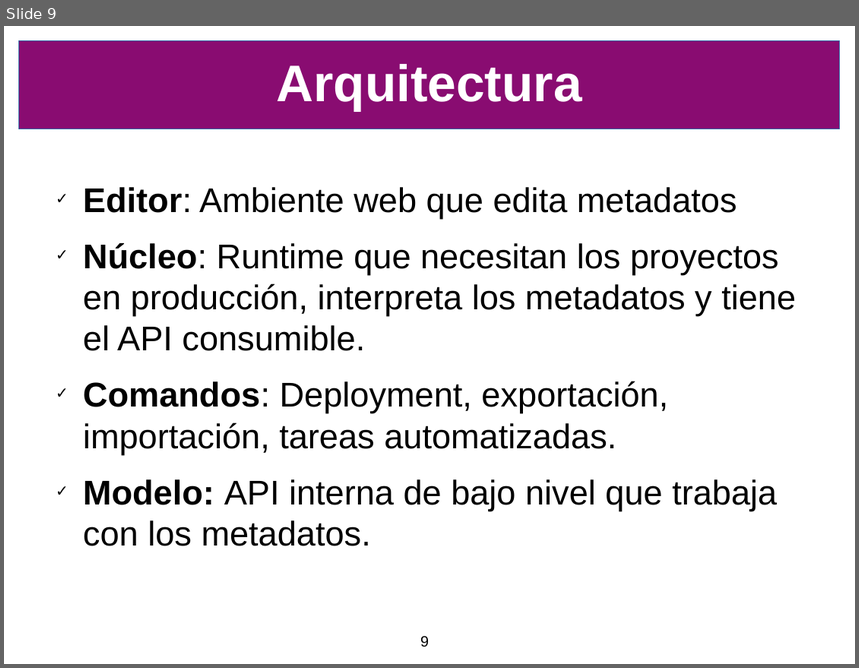
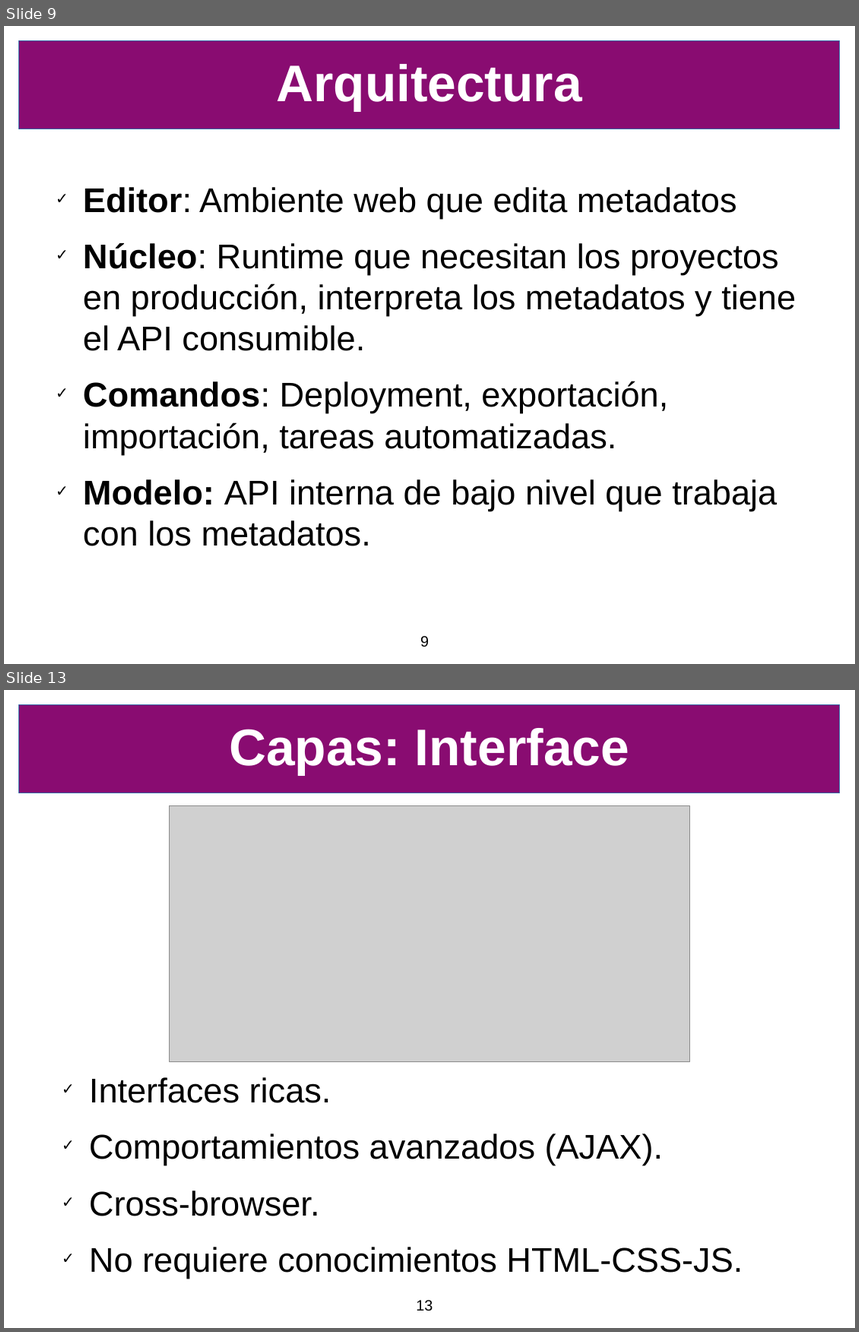
Before and after one commit to SIU-Toba/framework, a slide deck: doc/presentacion/CafeConf2006.odp. Shown one above the other, each under a label of ours: slide 9 before the commit, slides 9 and 13 after it; the slides between them are not shown. The pictures are 859x668 and 859x1332 pixels, drawn with LibreOffice and Linux fonts; fonts in the diff are those of the drawing; grey boxes stand for pictures; background and template pictures are left out. Boxes give left, top, right and bottom in pixels: in the first picture for what was removed or moved away, otherwise in the second. Text is boxed around its words. In the diff, an @@ line names an element or a change of style, - is before the commit and + after.

Commit message:
La presentación con algunos screenshots para mitigar el aburrimiento

```diff
--- a/doc/presentacion/CafeConf2006.odp
+++ b/doc/presentacion/CafeConf2006.odp
@@ slide 13 added at (4, 690, 855, 1328), background #FFFFFF; not listed: 1 template element that a slide beside it also shows @@
@@ title added at (229, 728, 629, 775), 48 pt, text #FFFFFF, bold @@
+Capas: Interface
@@ picture added at (169, 806, 690, 1062) @@
@@ text added at (89, 1078, 743, 1279), 32 pt, text #000000 @@
+✓ Interfaces ricas.
+✓ Comportamientos avanzados (AJAX).
+✓ Cross-browser.
+✓ No requiere conocimientos HTML-CSS-JS.
@@ page number added at (416, 1300, 433, 1312), 14 pt, text #000000 @@
+13
```
Also in this commit, not shown: 7 other slides added, 1 slide removed, 1 other file.
